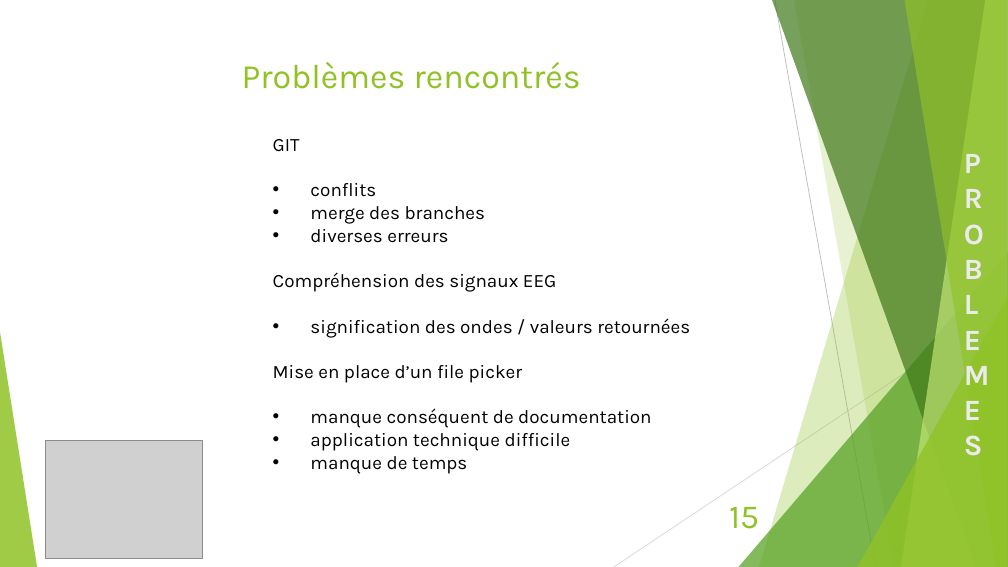
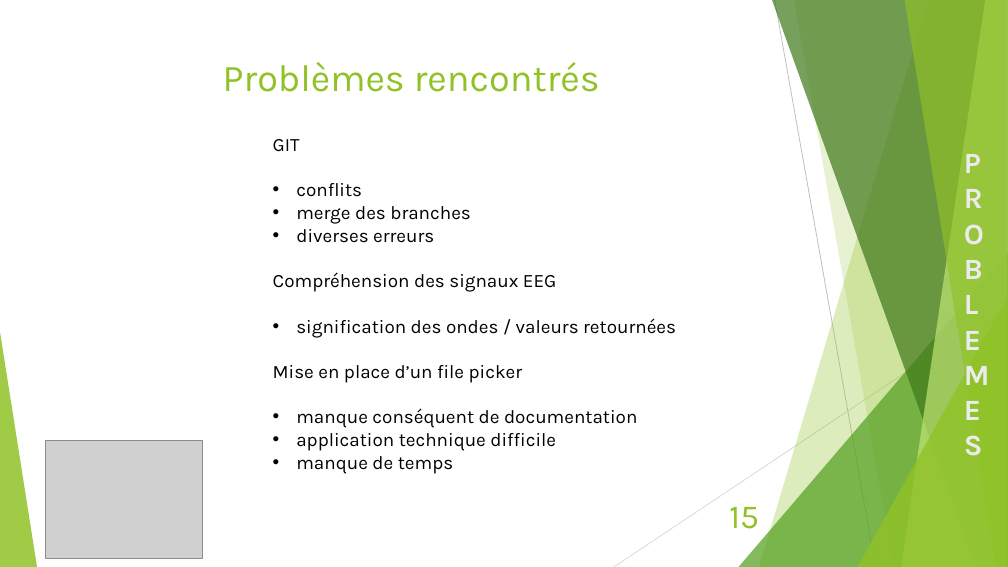
Before and after one commit to DOMEYD/Brainwave, a slide deck: slide 15 of RapportProjet/Projet Brainwaves.pptx. Drawn at 1008x567 pixels with LibreOffice and Linux fonts; fonts in the diff are those of the drawing; grey boxes stand for pictures. Boxes give left, top, right and bottom in pixels: in the first picture for what was removed or moved away, otherwise in the second. Text is boxed around its words. In the diff, an @@ line names an element or a change of style, - is before the commit and + after.

Commit message:
Mise a jour de la diapo

```diff
--- a/RapportProjet/Projet Brainwaves.pptx
+++ b/RapportProjet/Projet Brainwaves.pptx
@@ title "Problèmes rencontrés" at <box>223,62,600,92</box>: size 32.4 to 36 pt @@
@@ text "GIT" rewrapped from <box>273,139,690,474</box> to <box>273,139,676,474</box> @@
```
Also in this commit, not shown: 13 other slides changed.
